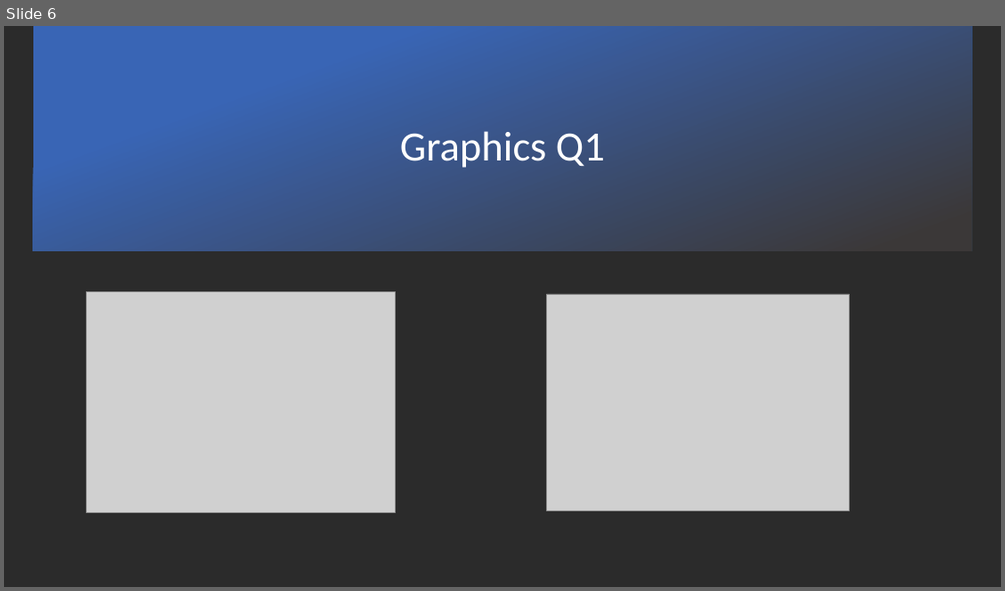
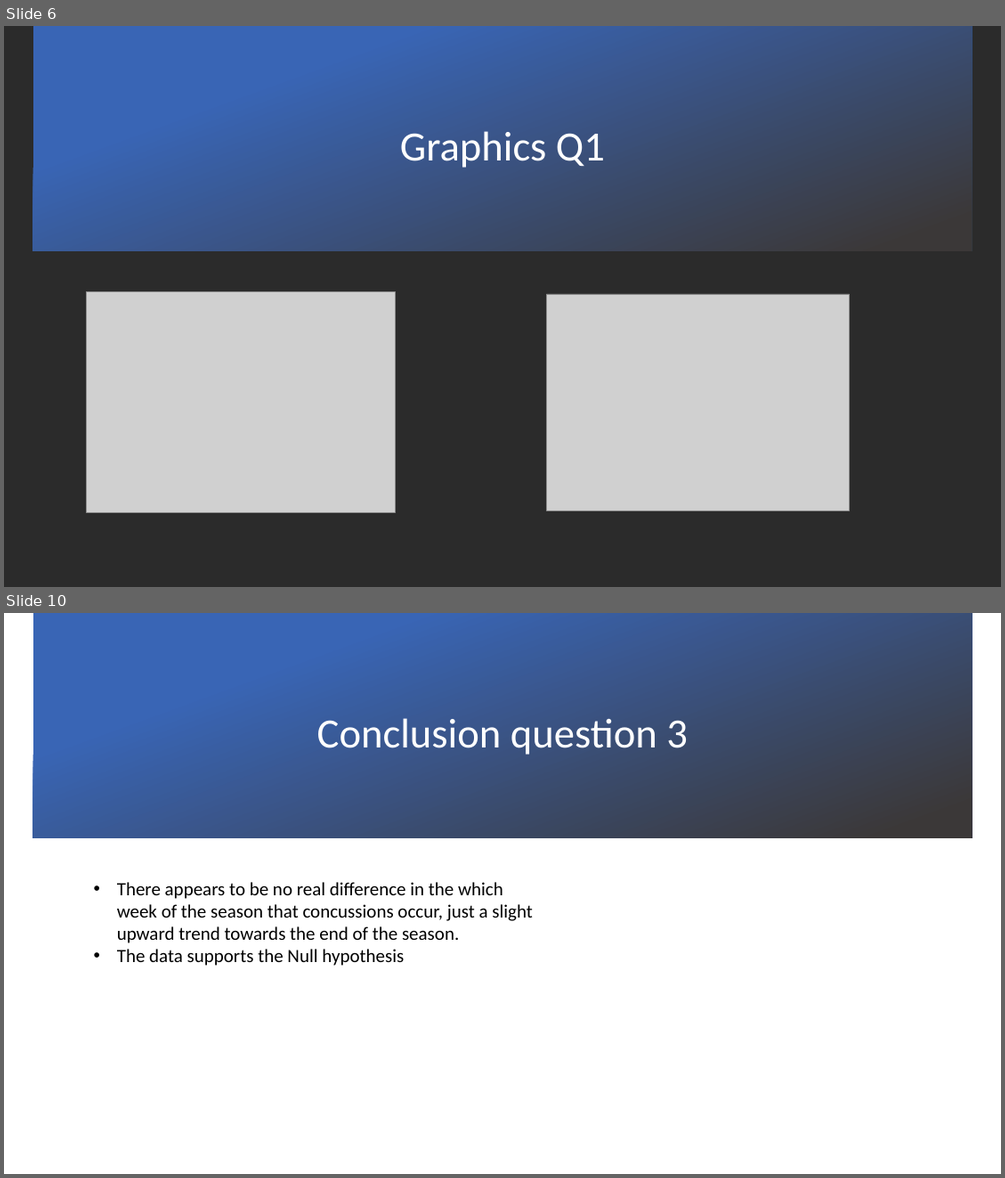
Before and after one commit to trippy64/ConcussionGroupA, a slide deck: Concussions in the NFL.pptx. Shown one above the other, each under a label of ours: slide 6 before the commit, slides 6 and 10 after it; the slides between them are not shown. The pictures are 1005x591 and 1005x1178 pixels, drawn with LibreOffice and Linux fonts; fonts in the diff are those of the drawing; grey boxes stand for pictures; background and template pictures are left out; a plain dark background stands for a picture behind light text. Boxes give left, top, right and bottom in pixels: in the first picture for what was removed or moved away, otherwise in the second. Text is boxed around its words. In the diff, an @@ line names an element or a change of style, - is before the commit and + after.

```diff
--- a/Concussions in the NFL.pptx
+++ b/Concussions in the NFL.pptx
@@ slide 10 added at [4, 613, 1001, 1174], background picture (left out) @@
@@ rectangle added at [33, 613, 972, 838], fill gradient #3965B5 to #3B3838 @@
@@ title added at [317, 718, 688, 755], 40 pt, text #FFFFFF @@
+Conclusion question 3
@@ text added at [117, 882, 533, 965], 18 pt, text #000000 @@
+• There appears to be no real difference in the which week of the season that concussions occur, just a slight upward trend towards the end of the season.
+• The data supports the Null hypothesis
```
Also in this commit, not shown: 2 slides changed, 2 other slides added, 2 other files.
